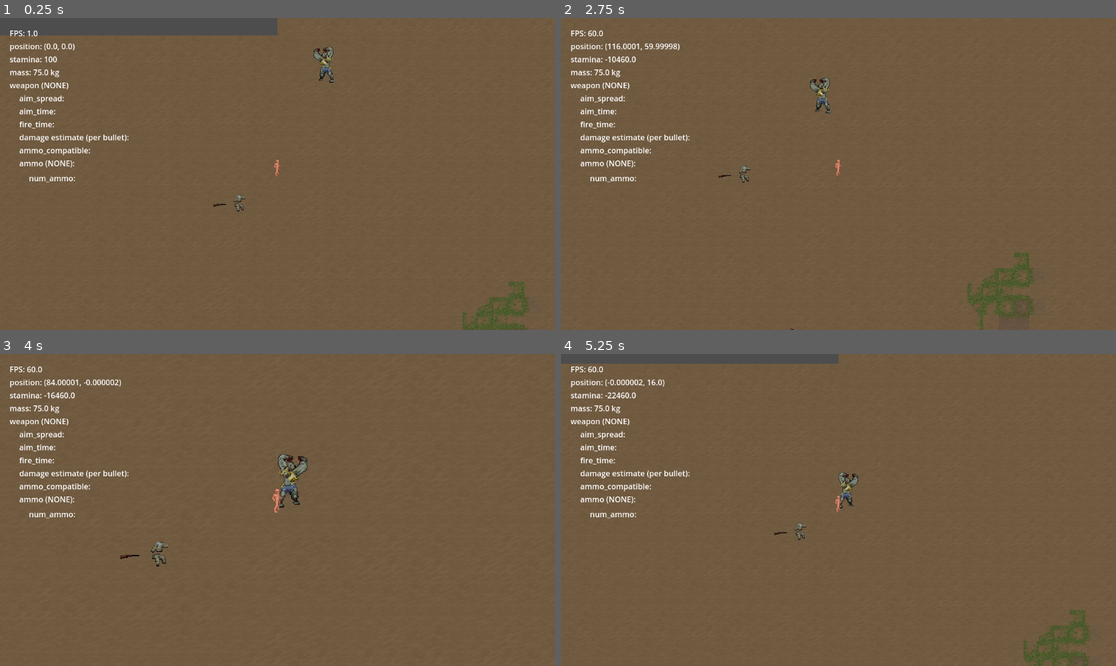
Above: before the commit, frames 1-4 (two rows, left to right).
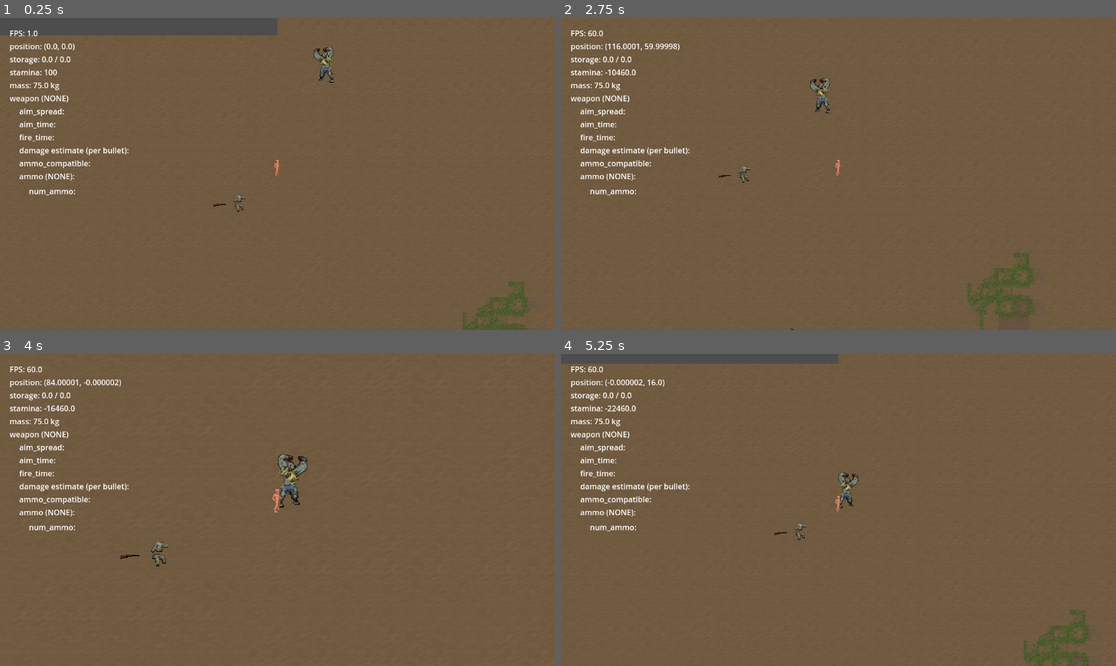
Above: after the commit, the same moments.

Repository: tegaki-tegaki/z_game
Game: Godot game, scene res://world/main.tscn
The game is run twice, just before and just after one commit, with the same random seed, the same clock (stepped at 60 frames per second) and the same inputs.
Inputs (mouse positions are in pixels of both pictures, inside the frame that each line leads up to):
- Up to frame 1 (0.25 s): no input
- Up to frame 2 (2.75 s): tap Enter at 0.5 s; move the mouse to (960, 158) at 0.52 s; hold D (move_right) 0.53-1.28 s; hold Right mouse button (aim_weapon) 0.53-1.28 s; move the mouse to (727, 189) at 1.27 s; hold S (move_down) 1.28-2.03 s; tap F (equip_target) at 1.35 s; move the mouse to (894, 105) at 2.02 s; hold D (move_right) from 2.03 s (still down); click (894, 105) at 2.1 s
- Up to frame 3 (4 s): move the mouse to (249, 572) at 2.77 s; release D (move_right) at 2.78 s; hold W (move_up) 2.78-3.53 s; tap Shift (run_hold) at 2.85 s; move the mouse to (444, 556) at 3.52 s; hold A (move_left) from 3.53 s (still down); tap Mouse wheel down (zoom_in) at 3.6 s
- Up to frame 4 (5.25 s): move the mouse to (672, 463) at 4.27 s; tap Mouse wheel up (zoom_out) at 4.35 s; move the mouse to (866, 510) at 5.02 s; release A (move_left) at 5.03 s; hold S (move_down) from 5.03 s (still down); hold Right mouse button (aim_weapon) from 5.03 s (still down)

The runs differ from the first frame. In frame 1, 1.4% of the frame differs, in the area x 1-24%, y 12-57%; in frame 2, 1.4%; in frame 3, 1.4%; in frame 4, 1.4%.

Commit message:
rudimentary "inventory system" using the tree

Diff:
--- a/models/item.gd
+++ b/models/item.gd
@@ -10,6 +10,9 @@
 
 enum ItemType { ITEM, CLOTHING, WEAPON, MEDICINE }
 @export var type: ItemType
+
+@export var storage_cm3: float
+@export var storage_length_cm: float
 
 ## UI name
 @export var name: String
@@ -25,4 +28,9 @@
 
 
 func get_inventory_data():
-    return {"volume": volume_cm3, "mass": mass_kg}
+    return {
+        "volume": volume_cm3,
+        "mass": mass_kg,
+        "storage": storage_cm3,
+        "storage_length": storage_length_cm
+    }
--- a/resources/clothing/cargo_pants.tres
+++ b/resources/clothing/cargo_pants.tres
@@ -17,6 +17,8 @@
 volume_cm3 = 1000.0
 mass_kg = 0.2
 type = 1
+storage_cm3 = 4000.0
+storage_length_cm = 30.0
 name = "Cargo Pants"
 name_texture = "pants_cargo"
 name_texture_character = "overlay_male_worn_pants_cargo"
--- a/resources/clothing/sweater.tres
+++ b/resources/clothing/sweater.tres
@@ -25,6 +25,8 @@
 volume_cm3 = 1000.0
 mass_kg = 0.2
 type = 1
+storage_cm3 = 0.0
+storage_length_cm = 0.0
 name = "Sweater"
 name_texture = "sweater"
 name_texture_character = "overlay_male_worn_sweater"
--- a/scripts/body_component.gd
+++ b/scripts/body_component.gd
@@ -8,8 +8,10 @@
 @onready var wielding: Node2D = $wielding
 @onready var parent: Character = $".."
 
+
 func _ready():
     pass
+
 
 func _process(_delta: float):
     if aim.target_position.x > 0:
@@ -31,3 +33,28 @@
         wearing_mass += worn.get_mass()
 
     return wielding_mass + wearing_mass + creature.mass_kg
+
+
+func get_storage() -> float:
+    var wielded_ = Utils.first(wielding) as Weapon
+    var wearing_ = wearing.get_children()
+
+    var wielding_storage = 0.0
+    if wielded_:
+        wielding_storage += wielded_.get_storage()
+
+    var wearing_storage = 0.0
+    for worn in wearing_:
+        wearing_storage += worn.get_storage()
+
+    return wielding_storage + wearing_storage
+
+
+func get_used_storage() -> float:
+    var wearing_ = wearing.get_children()
+
+    var wearing_used_storage = 0.0
+    for worn: Item in wearing_:
+        wearing_used_storage += worn.get_used_storage()
+
+    return wearing_used_storage
--- a/scripts/debug.gd
+++ b/scripts/debug.gd
@@ -14,6 +14,7 @@
 @onready var position_: Label = %position
 @onready var stamina: Label = %stamina
 @onready var mass: Label = %mass
+@onready var storage: Label = %storage
 
 
 # Called every frame. 'delta' is the elapsed time since the previous frame.
@@ -23,6 +24,10 @@
     if player:
         position_.text = "position: %s" % [player.position]
         stamina.text = "stamina: %s" % [player.stamina]
+        storage.text = (
+            "storage: %s / %s"
+            % [player.get_used_storage(), player.get_storage()]
+        )
         mass.text = "mass: %s kg" % [player.get_mass()]
         var interact = player.interact
         var wielded = interact.get_wielded() as Weapon
--- a/world/characters/Character.gd
+++ b/world/characters/Character.gd
@@ -43,6 +43,13 @@
 func get_mass() -> float:
     return body.get_mass()
 
+func get_storage() -> float:
+    return body.get_storage()
+
+func get_used_storage() -> float:
+    return body.get_used_storage()
+
+
 func damage(raw_damage: float, impact_vector: Vector2):
     health_component.damage(raw_damage, impact_vector)
 
--- a/world/characters/player.gd
+++ b/world/characters/player.gd
@@ -60,12 +60,14 @@
     if handle_equip_target():
         return
 
+
 func handle_equip_target():
     var attempt_wear = Input.is_action_just_pressed("equip_target")
     if attempt_wear:
         interact.equip_targeted()
         return true
     return false
+
 
 func handle_move():
     var input_vector = Input.get_vector(
@@ -196,29 +198,3 @@
 func enable_act():
     T.set_time_boost(1.0)
     can_act = true
-
-
-func unwield(item: Item):
-    var _item = item.resource as ItemResource
-    print("unwielding %s" % [_item.name])
-    set_aim_spread()
-    # time
-
-
-func wield(item: Item):
-    var _item = item.resource as ItemResource
-    print("wielding %s" % [_item.name])
-    set_aim_spread()
-    # time
-
-
-func wear(item: Item):
-    var _item = item.resource as ItemResource
-    print("wearing %s" % [_item.name])
-    # time
-
-
-func remove(item: Item):
-    var _item = item.resource as ItemResource
-    print("removing %s" % [_item.name])
-    # time
--- a/world/item_types/clothing.gd
+++ b/world/item_types/clothing.gd
@@ -1,5 +1,11 @@
 extends Item
 class_name Clothing
 
+var storage_used: float
+
+func _ready():
+    super._ready()
+    storage_used = 0.0
+
 func load_clothing(clothing: ItemResource):
     super.load_item(clothing)
--- a/world/item_types/item.gd
+++ b/world/item_types/item.gd
@@ -4,6 +4,7 @@
 var resource: ItemResource
 @onready var sprite: Sprite2D = %sprite
 @onready var collision: CollisionShape2D = $CollisionShape2D
+@onready var contains: Node2D = $contains
 
 var durability = 1.0
 
@@ -78,4 +79,18 @@
     pass
 
 func get_mass():
-    return resource.mass_kg
+    var mass = resource.mass_kg
+    if contains:
+        for item in contains:
+            mass += item.get_mass()
+    return mass
+
+func get_storage():
+    return resource.storage_cm3
+
+func get_used_storage():
+    var used_storage = 0.0
+    if contains:
+        for item in contains:
+            used_storage += item.get_used_storage()
+    return used_storage
--- a/world/item_types/item.tscn
+++ b/world/item_types/item.tscn
@@ -17,3 +17,5 @@
 
 [node name="CollisionShape2D" type="CollisionShape2D" parent="."]
 shape = SubResource("CircleShape2D_k65cs")
+
+[node name="contains" type="Node2D" parent="."]
--- a/world/item_types/weapon.gd
+++ b/world/item_types/weapon.gd
@@ -37,3 +37,11 @@
     if melee:
         return melee.get_inventory_data().mass
     return 0.0
+
+
+func get_storage_data() -> float:
+    if ranged:
+        return ranged.get_inventory_data()
+    if melee:
+        return melee.get_inventory_data()
+    return 0.0
--- a/world/main.tscn
+++ b/world/main.tscn
@@ -45,6 +45,10 @@
 layout_mode = 2
 
 [node name="position" type="Label" parent="CanvasLayer/MarginContainer/debug"]
+unique_name_in_owner = true
+layout_mode = 2
+
+[node name="storage" type="Label" parent="CanvasLayer/MarginContainer/debug"]
 unique_name_in_owner = true
 layout_mode = 2
 
